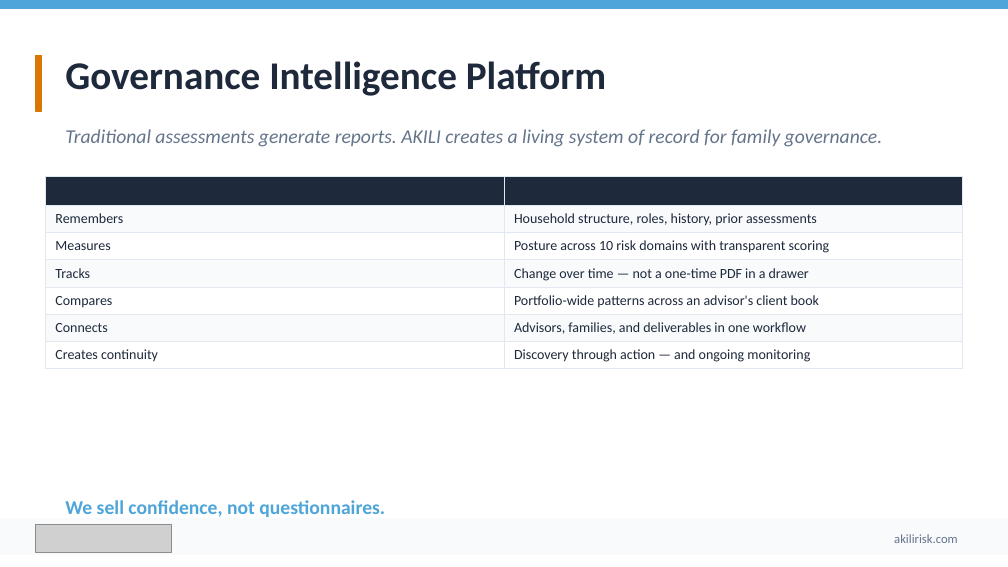
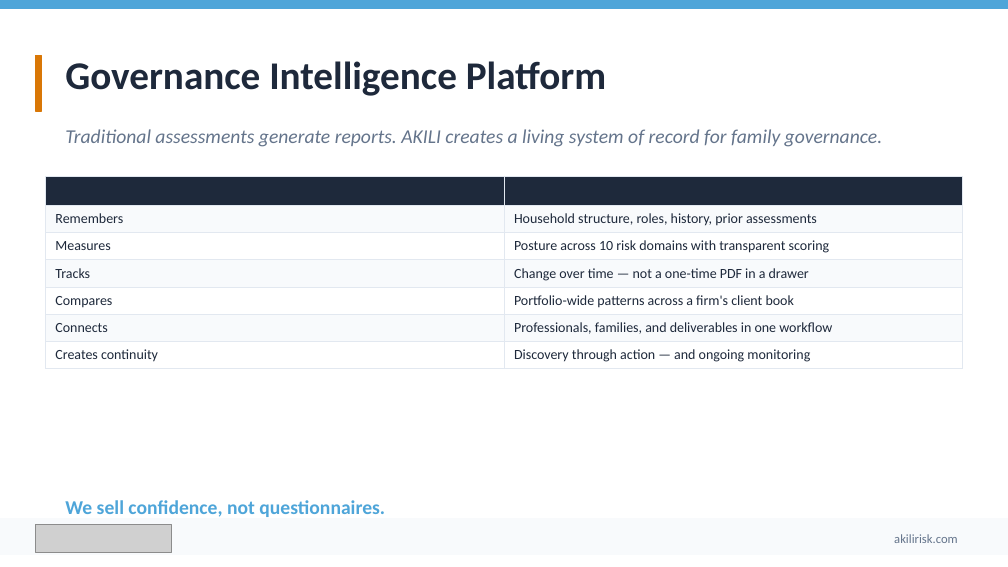
Before and after one commit to ebillyweb/AKILIRisk, a slide deck: slide 5 of docs/pitch-decks/Akili-Investor-Deck.pptx. Drawn at 1008x567 pixels with LibreOffice and Linux fonts; fonts in the diff are those of the drawing; grey boxes stand for pictures. Boxes give left, top, right and bottom in pixels: in the first picture for what was removed or moved away, otherwise in the second. Text is boxed around its words. In the diff, an @@ line names an element or a change of style, - is before the commit and + after.

Commit message:
refactor: update pitch deck content and positioning for professional firms
- Revised the pitch deck to emphasize AKILI as a governance intelligence platform for affluent families and the professional firms that serve them, rather than solely for wealth advisors.
- Updated key messaging across multiple slides to reflect a unified approach to family governance, highlighting the collaborative role of various professionals (CPAs, estate attorneys, etc.) in managing family risk.
- Enhanced descriptions of the product's features and benefits to align with the new positioning, ensuring clarity on the platform's value proposition for both families and professional firms.
- Adjusted the business model and market segmentation to better represent the diverse professional audience and their specific needs.
- Made corresponding updates to related documentation and outreach templates to maintain consistency in messaging.

```diff
--- a/docs/pitch-decks/Akili-Investor-Deck.pptx
+++ b/docs/pitch-decks/Akili-Investor-Deck.pptx
@@ table at (x1=45, y1=176, x2=963, y2=366) @@
-row 5, column 2: Portfolio-wide patterns across an advisor's client book
+row 5, column 2: Portfolio-wide patterns across a firm's client book
-row 6, column 2: Advisors, families, and deliverables in one workflow
+row 6, column 2: Professionals, families, and deliverables in one workflow
```
Also in this commit, not shown: 11 other slides changed, 19 other files.
